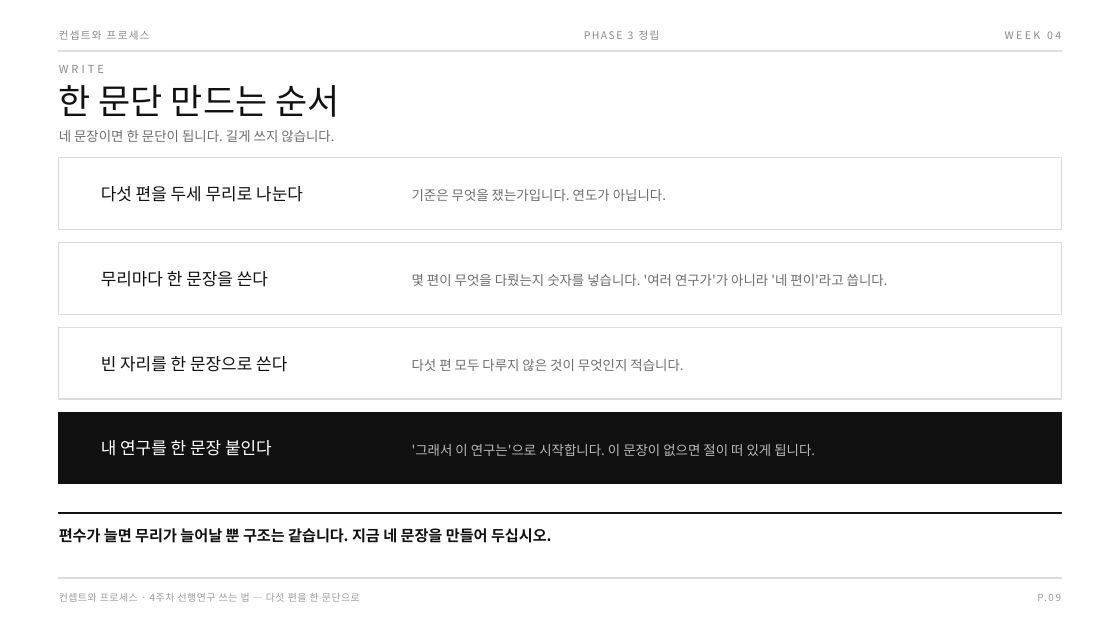
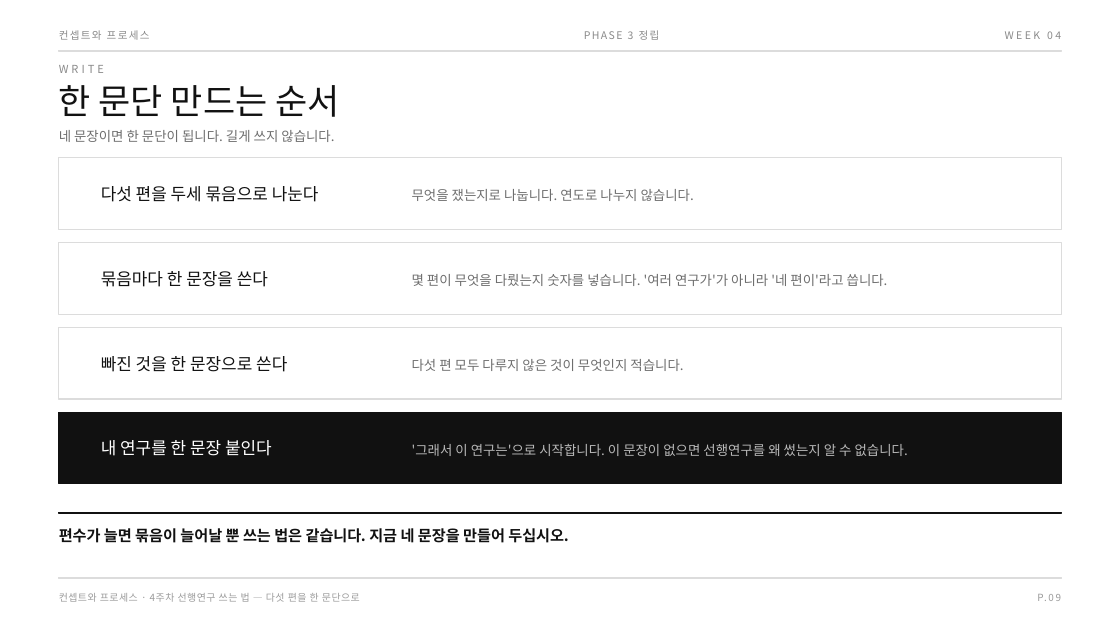
Before and after one commit to design-eng/MIN.D, a slide deck: slide 15 of dist/weeks-대학원/컨셉트와프로세스_04주차_선행연구쓰는법.pptx. Drawn at 1120x630 pixels with LibreOffice and Linux fonts; fonts in the diff are those of the drawing. Boxes give left, top, right and bottom in pixels: in the first picture for what was removed or moved away, otherwise in the second. Text is boxed around its words. In the diff, an @@ line names an element or a change of style, - is before the commit and + after.

```diff
--- a/dist/weeks-대학원/컨셉트와프로세스_04주차_선행연구쓰는법.pptx
+++ b/dist/weeks-대학원/컨셉트와프로세스_04주차_선행연구쓰는법.pptx
@@ text at [101,186,319,202]: text changed @@
-다섯 편을 두세 무리로 나눈다
+다섯 편을 두세 묶음으로 나눈다
@@ text at [412,189,694,201]: text changed @@
-기준은 무엇을 쟀는가입니다. 연도가 아닙니다.
+무엇을 쟀는지로 나눕니다. 연도로 나누지 않습니다.
@@ text at [101,271,268,287]: text changed @@
-무리마다 한 문장을 쓴다
+묶음마다 한 문장을 쓴다
@@ text at [101,356,287,372]: text changed @@
-빈 자리를 한 문장으로 쓴다
+빠진 것을 한 문장으로 쓴다
@@ text at [412,444,908,456]: text changed @@
-'그래서 이 연구는'으로 시작합니다. 이 문장이 없으면 절이 떠 있게 됩니다.
+'그래서 이 연구는'으로 시작합니다. 이 문장이 없으면 선행연구를 왜 썼는지 알 수 없습니다.
@@ text at [59,528,568,543]: text changed @@
-편수가 늘면 무리가 늘어날 뿐 구조는 같습니다. 지금 네 문장을 만들어 두십시오.
+편수가 늘면 묶음이 늘어날 뿐 쓰는 법은 같습니다. 지금 네 문장을 만들어 두십시오.
```
Also in this commit, not shown: 15 other slides changed, 4 other files.
